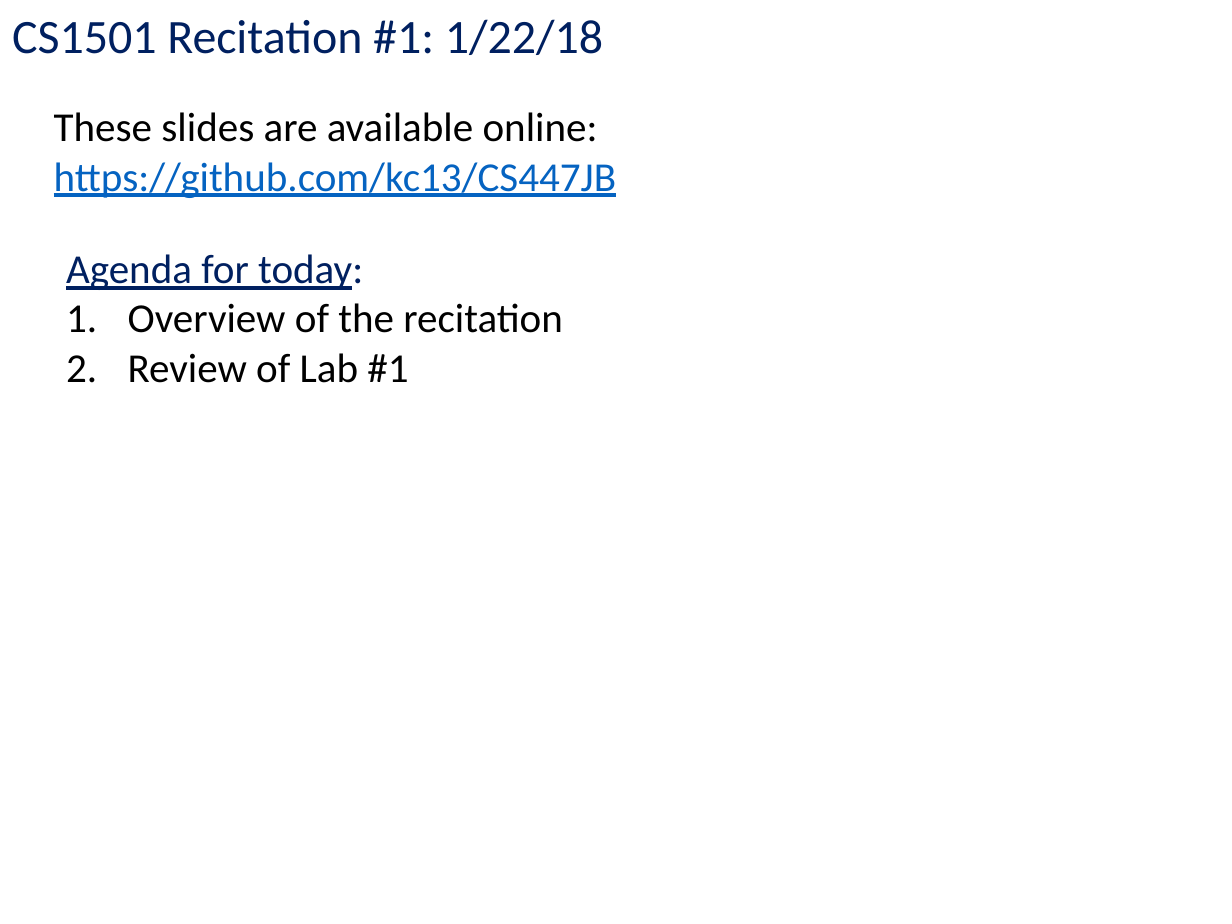
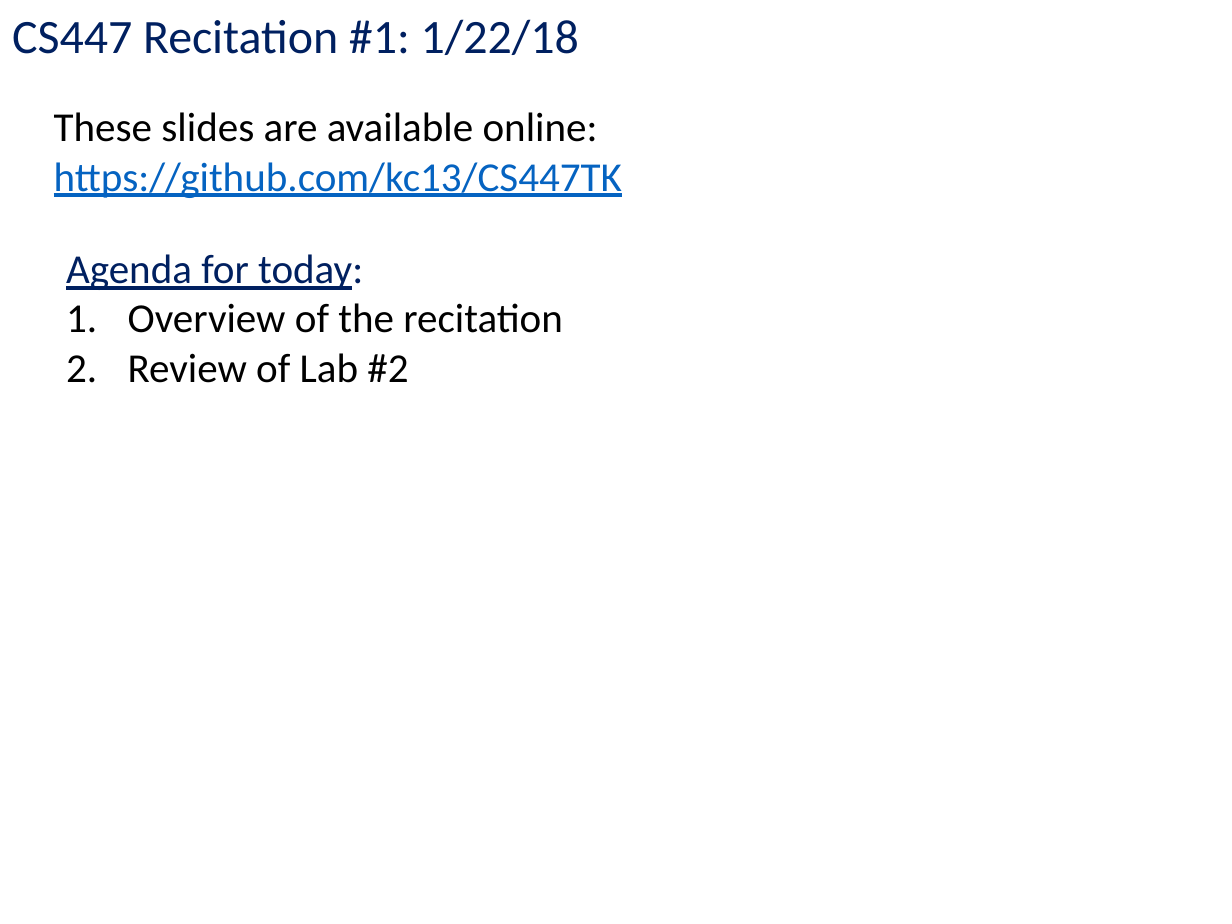
Before and after one commit to kc13/CS447TK, a slide deck: slide 1 of cs447tk_rec1_jan22.pptx. Drawn at 1232x924 pixels with LibreOffice and Linux fonts; fonts in the diff are those of the drawing. Boxes give left, top, right and bottom in pixels: in the first picture for what was removed or moved away, otherwise in the second. Text is boxed around its words. In the diff, an @@ line names an element or a change of style, - is before the commit and + after.

```diff
--- a/cs447tk_rec1_jan22.pptx
+++ b/cs447tk_rec1_jan22.pptx
@@ text at bbox=[12, 19, 579, 55]: text changed @@
-CS1501 Recitation #1: 1/22/18
+CS447 Recitation #1: 1/22/18
@@ text at bbox=[54, 162, 622, 198]: text changed @@
-  https://github.com/kc13/CS447JB
+  https://github.com/kc13/CS447TK
@@ text at bbox=[128, 353, 408, 383]: text changed @@
-2. Review of Lab #1
+2. Review of Lab #2
```
Also in this commit, not shown: 3 other slides changed, 13 slides added, 13 slides removed.
